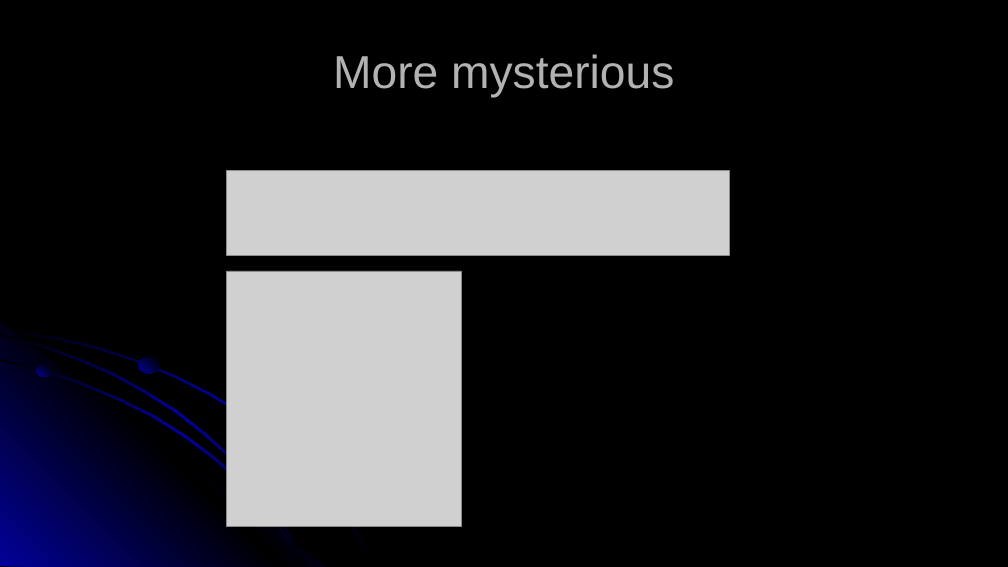
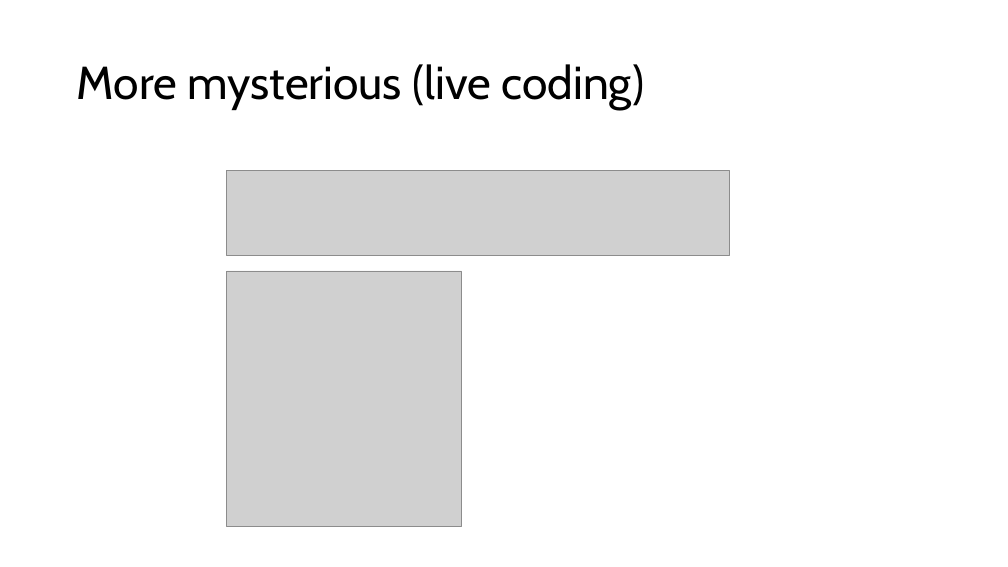
Before and after one commit to RHIT-CSSE/csse304, a slide deck: slide 4 of ClassMaterials/OOP/09-OOP-202120.pptx. Drawn at 1008x567 pixels with LibreOffice and Linux fonts; fonts in the diff are those of the drawing; grey boxes stand for pictures. Boxes give left, top, right and bottom in pixels: in the first picture for what was removed or moved away, otherwise in the second. Text is boxed around its words. In the diff, an @@ line names an element or a change of style, - is before the commit and + after.

```diff
--- a/ClassMaterials/OOP/09-OOP-202120.pptx
+++ b/ClassMaterials/OOP/09-OOP-202120.pptx
@@ background #000000 to #FFFFFF @@
@@ title at box(77, 64, 645, 110): text changed; font Arial to Cabin; text colour #B2B2B2 to #000000 @@
-More mysterious
+More mysterious (live coding)
@@ group removed at box(0, 323, 375, 567): 4 freeform shapes, 2 ellipses @@
```
Also in this commit, not shown: 12 other slides changed, 2 slides removed, 3 other files.
